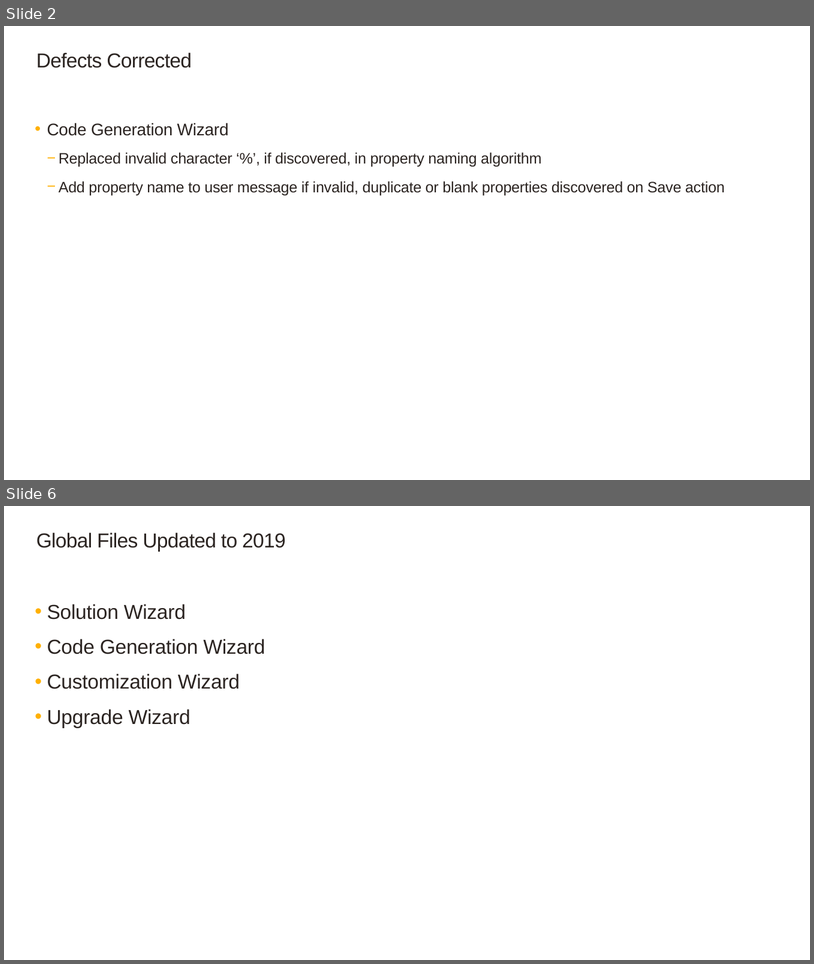
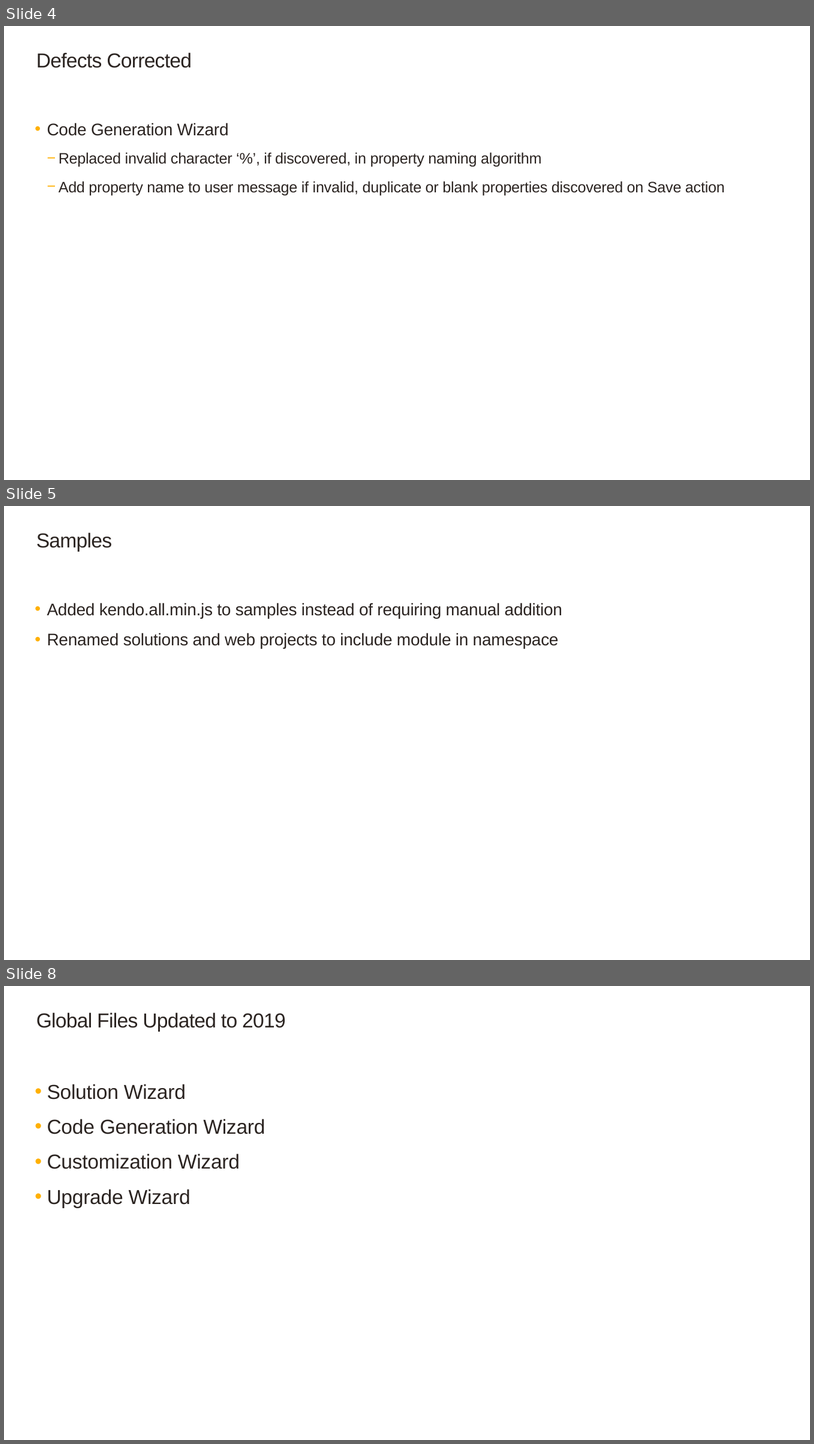
Before and after one commit to SageNADev/Sage300-SDK, a slide deck: docs/presentations/Sage300SDK_2019WebSDKOverview.pptx. Shown one above the other, each under a label of ours: slides 2 and 6 before the commit, slides 4, 5 and 8 after it; the slides between them are not shown. The pictures are 814x964 and 814x1444 pixels, drawn with LibreOffice and Linux fonts; fonts in the diff are those of the drawing; background and template pictures are left out. Boxes give left, top, right and bottom in pixels: in the first picture for what was removed or moved away, otherwise in the second. Text is boxed around its words. In the diff, an @@ line names an element or a change of style, - is before the commit and + after.

```diff
--- a/docs/presentations/Sage300SDK_2019WebSDKOverview.pptx
+++ b/docs/presentations/Sage300SDK_2019WebSDKOverview.pptx
@@ slide 5 added at (x1=4, y1=506, x2=810, y2=960), background #FFFFFF @@
@@ title added at (x1=36, y1=532, x2=112, y2=552), 24 pt, text #2B2421 @@
+Samples
@@ text added at (x1=47, y1=603, x2=563, y2=649), 20 pt, text #2B2421 @@
+  • Added kendo.all.min.js to samples instead of requiring manual addition
+  • Renamed solutions and web projects to include module in namespace
@@ what was slide 2 is now slide 4 @@
@@ what was slide 6 is now slide 8 @@
```
Also in this commit, not shown: 6 slides changed, 1 other slide added, 1 slide removed.
